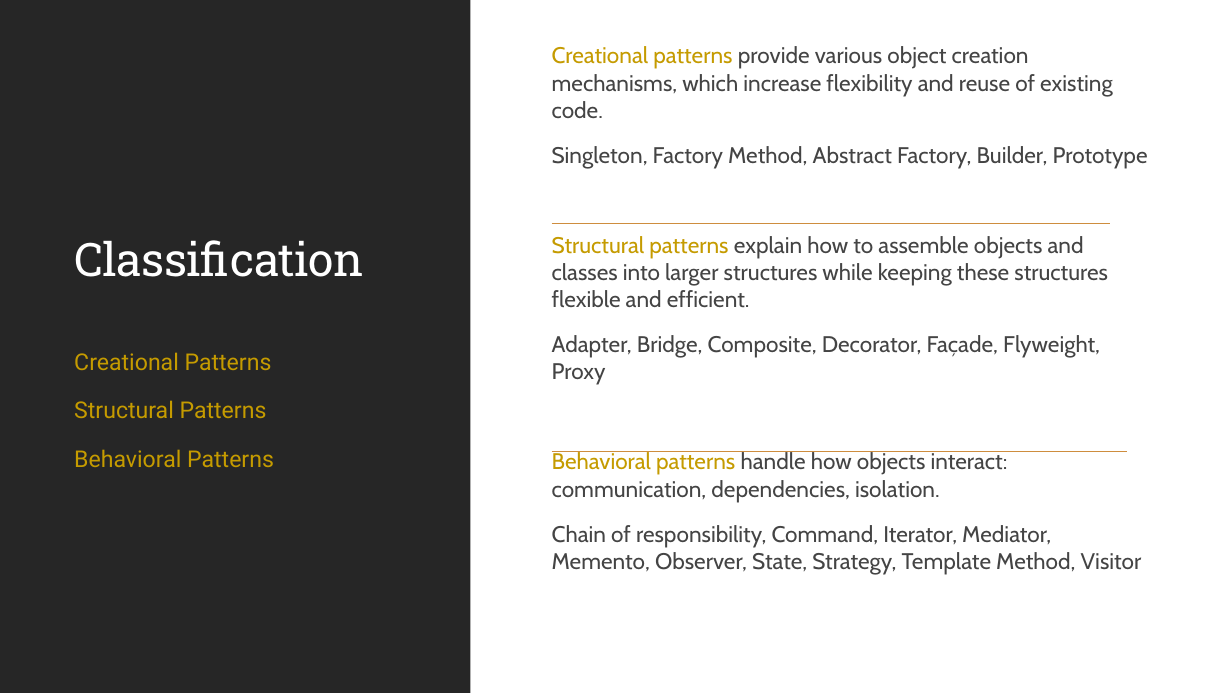
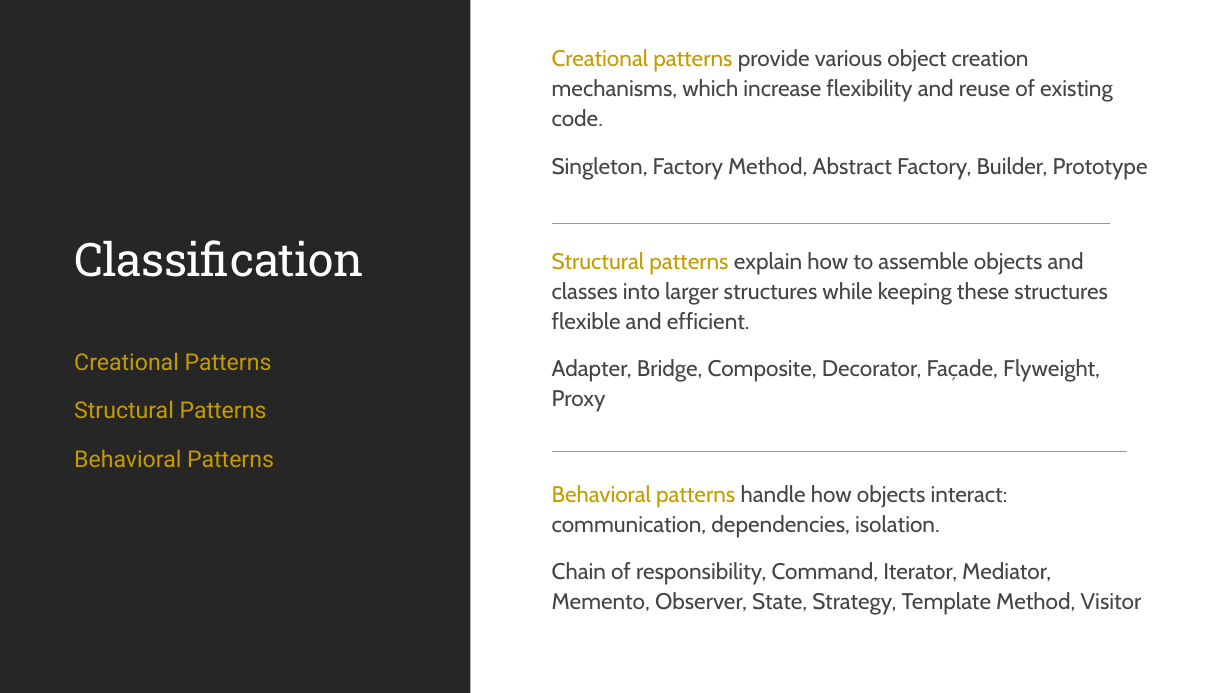
Before and after one commit to amturian/design-patterns, a slide deck: slide 2 of PPT Presentations/DesignPatterns-StructuralPatterns.pptx. Drawn at 1232x693 pixels with LibreOffice and Linux fonts; fonts in the diff are those of the drawing. Boxes give left, top, right and bottom in pixels: in the first picture for what was removed or moved away, otherwise in the second. Text is boxed around its words. In the diff, an @@ line names an element or a change of style, - is before the commit and + after.

Commit message:
update structural patterns ppt

```diff
--- a/PPT Presentations/DesignPatterns-StructuralPatterns.pptx
+++ b/PPT Presentations/DesignPatterns-StructuralPatterns.pptx
@@ text "Creational patterns provide various object ..." at (552,49,1148,615): line spacing 1 to 1.1 @@
```
Also in this commit, not shown: 4 other slides changed, 1 slide added, 1 other file.
